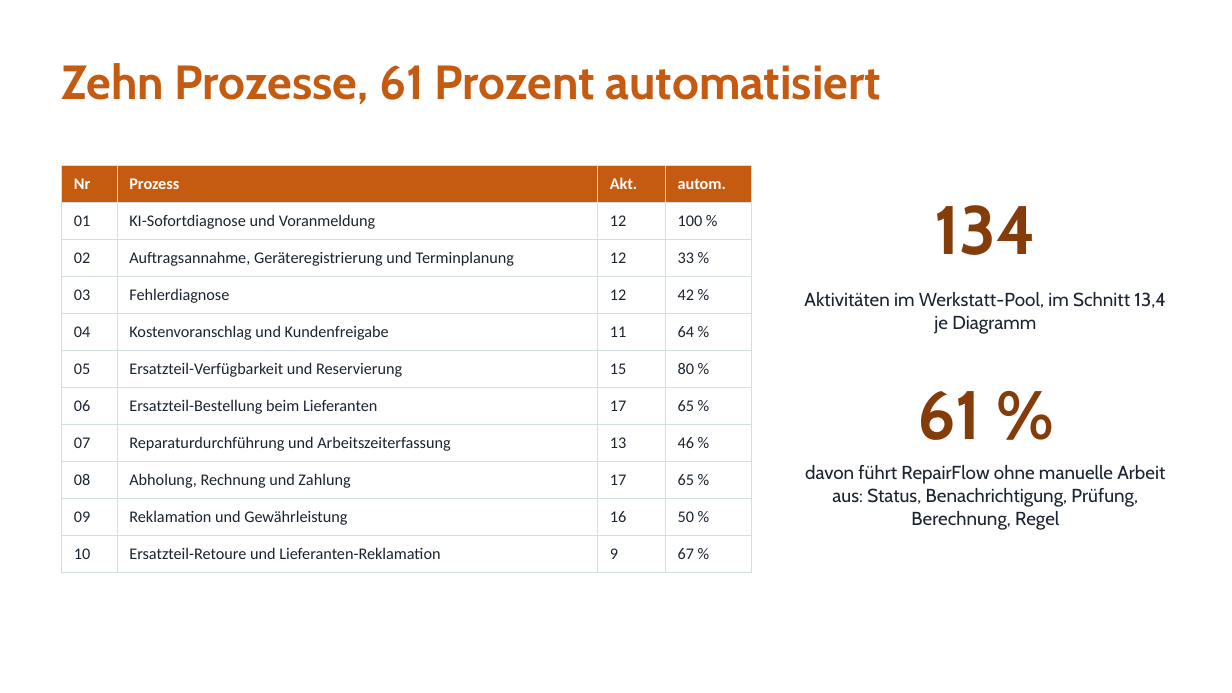
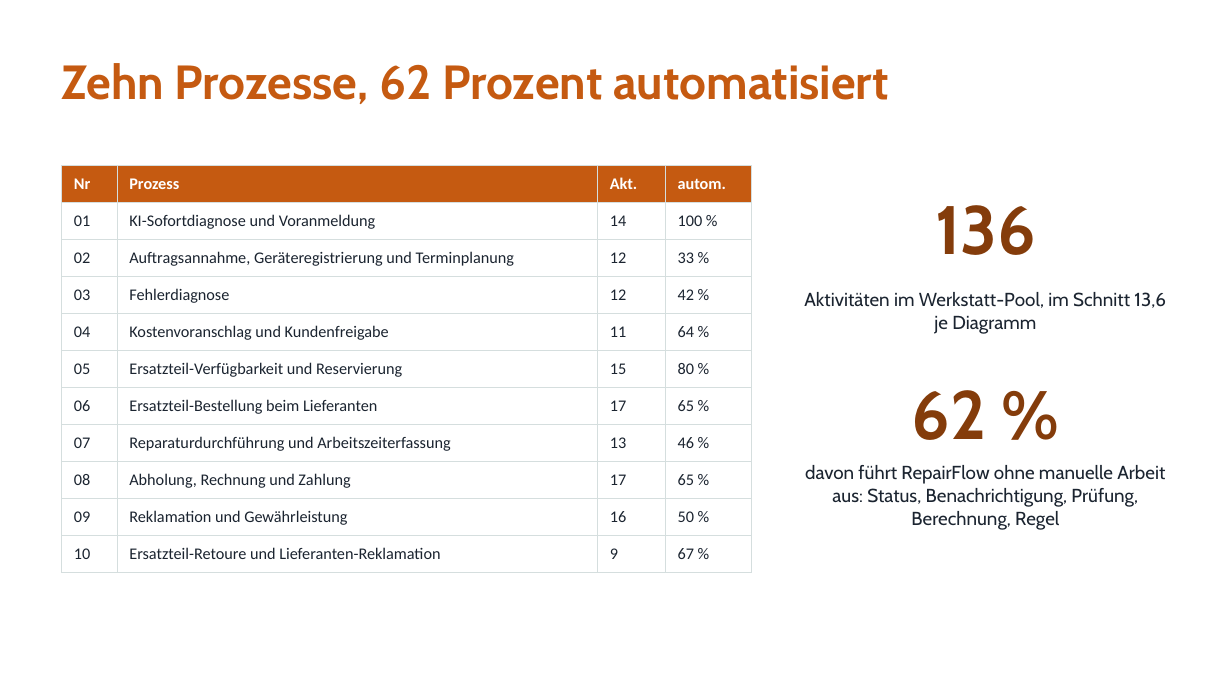
Before and after one commit to jakobschwan123-cmd/casestudy-semester-3, a slide deck: slide 11 of 4_praesentation/Abschlusspraesentation.pptx. Drawn at 1232x693 pixels with LibreOffice and Linux fonts; fonts in the diff are those of the drawing. Boxes give left, top, right and bottom in pixels: in the first picture for what was removed or moved away, otherwise in the second. Text is boxed around its words. In the diff, an @@ line names an element or a change of style, - is before the commit and + after.

```diff
--- a/4_praesentation/Abschlusspraesentation.pptx
+++ b/4_praesentation/Abschlusspraesentation.pptx
@@ text at (62,63,889,104): text changed @@
-Zehn Prozesse, 61 Prozent automatisiert
+Zehn Prozesse, 62 Prozent automatisiert
@@ table at (62,165,752,572) @@
-row 2, column 3: 12
+row 2, column 3: 14
@@ text at (935,205,1036,255): text changed @@
-134
+136
@@ text at (804,292,1166,334): text changed @@
-Aktivitäten im Werkstatt-Pool, im Schnitt 13,4 je Diagramm
+Aktivitäten im Werkstatt-Pool, im Schnitt 13,6 je Diagramm
@@ text at (912,390,987,440): text changed @@
-61 %
+62 %
```
Also in this commit, not shown: 1 other slide changed, 9 other files.
